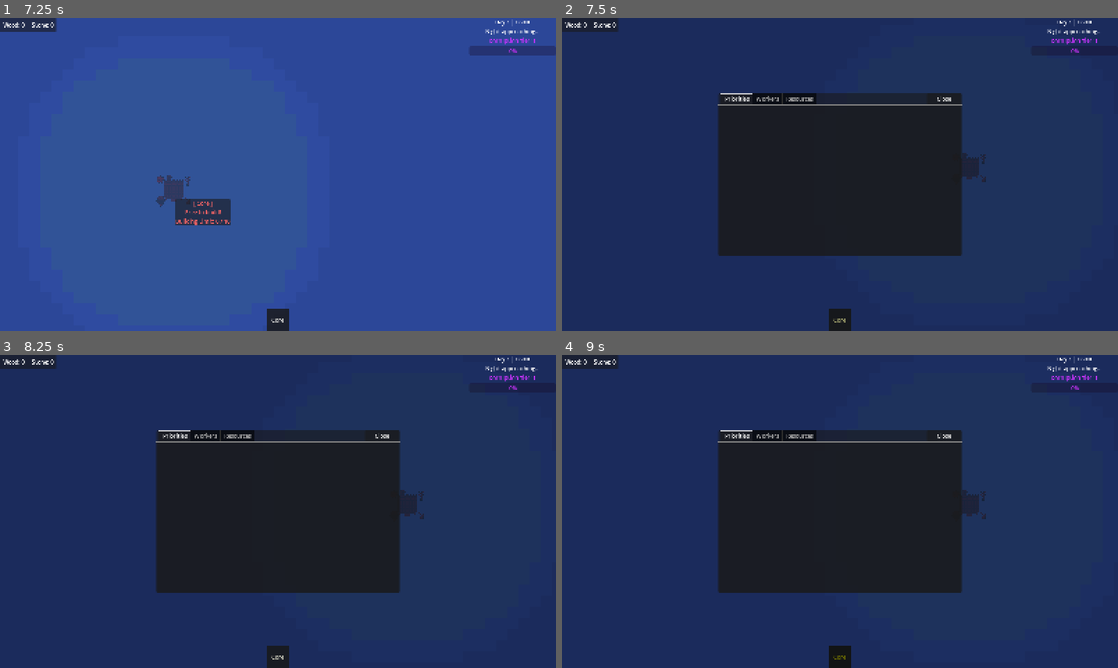
Above: before the commit, frames 1-4 (two rows, left to right).
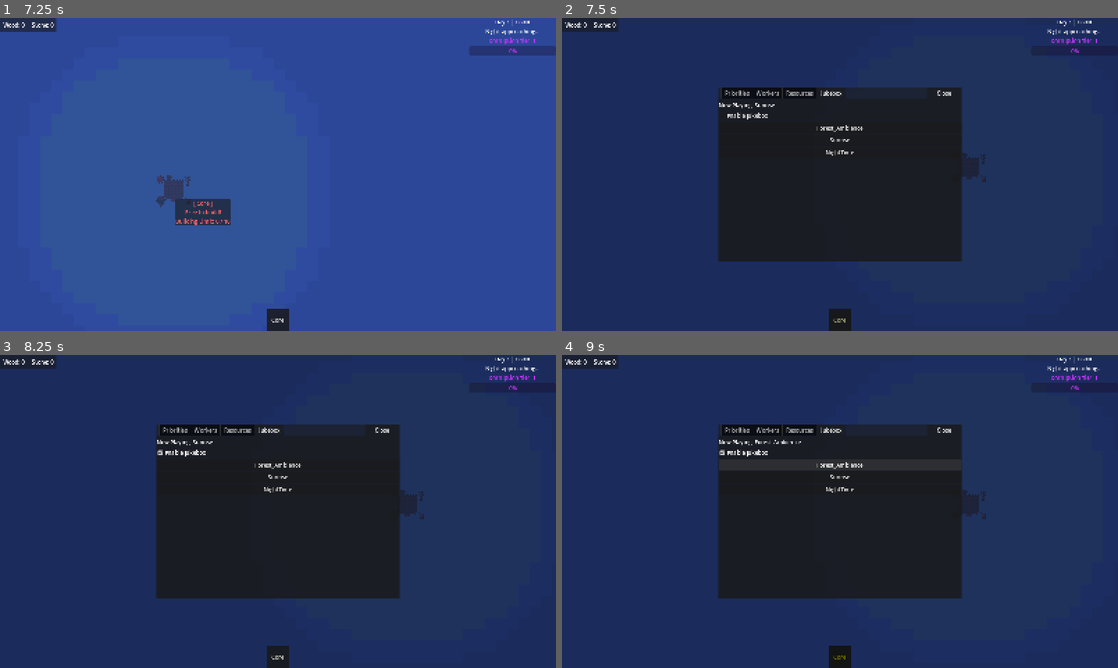
Above: after the commit, the same moments.

Repository: ColdTerror/Core-and-Conveyor
Game: Godot game, scene res://scenes/level.tscn
Two runs of this game, one before a commit and one after it. Both use one fixed random seed, a clock stepped at 60 frames per second and the inputs below. The engine's default icon, where the game draws it, is replaced by a stand-in: a white triangle on a blue panel in a dark square. Sound files missing from this copy of the repository are replaced by a short silence.
Inputs (mouse positions are in pixels of both pictures, inside the frame that each line leads up to):
- Up to frame 1 (7.25 s): click "Core" at 0.5 s; tap Enter at 1.25, 4.25, 5.75, 5.85 s; move the mouse to (400, 158) at 1.27 s; hold D 1.28-2 s; hold X (deconstruct_hotkey) 1.28-2 s; click (400, 158) at 1.42 s; drag from (166, 190) to (250, 237) at 2.02 s; tap Space at 2.75, 5 s; move the mouse to (333, 105) at 2.77 s; hold D 2.78-3.5 s; hold R (rotate_tile) 2.78-3.5 s; drag from (250, 237) to (111, 127) at 3.52 s; move the mouse to (444, 221) at 4.27 s; hold Left (ui_left) 4.28-5 s; tap Delete at 4.35 s; drag from (111, 127) to (194, 96) at 5.02 s; move the mouse to (305, 174) at 5.77 s; hold S 5.78-6.5 s; click (305, 174) at 5.92 s; drag from (194, 96) to (166, 190) at 6.52 s
- Up to frame 2 (7.5 s): tap Space at 7.25 s; move the mouse to (962, 158) at 7.27 s; hold U (upgrade_hotkey) from 7.28 s (still down); tap P at 7.35 s
- Up to frame 3 (8.25 s): release U (upgrade_hotkey) at 8 s; click (278, 452) at 8 s, where only the run after the commit has a clickable "Enable Jukebox"
- Up to frame 4 (9 s): click (840, 464) at 8.75 s, where only the run after the commit has a clickable "Forest_Ambience"

Frame 1 is identical in both runs. In frame 2, 2.3% of the frame differs, in the area x 28-72%, y 22-78%; in frame 3, 2.3%; in frame 4, 2.3%.

Commit message:
added a music tab to management menu for a jukebox, where you can play any track

Diff:
--- a/scenes/ui/management_menu.tscn
+++ b/scenes/ui/management_menu.tscn
@@ -36,9 +36,10 @@
 
 [node name="TabContainer" type="TabContainer" parent="PanelContainer" unique_id=466723622]
 layout_mode = 2
-current_tab = 0
+current_tab = 3
 
 [node name="Priorities" type="MarginContainer" parent="PanelContainer/TabContainer" unique_id=1696144382]
+visible = false
 layout_mode = 2
 metadata/_tab_index = 0
 
@@ -129,6 +130,36 @@
 size_flags_horizontal = 3
 size_flags_vertical = 3
 
+[node name="Jukebox" type="MarginContainer" parent="PanelContainer/TabContainer" unique_id=1865271485]
+layout_mode = 2
+metadata/_tab_index = 3
+
+[node name="VBoxContainer" type="VBoxContainer" parent="PanelContainer/TabContainer/Jukebox" unique_id=1337701891]
+layout_mode = 2
+
+[node name="HSeparator" type="HSeparator" parent="PanelContainer/TabContainer/Jukebox/VBoxContainer" unique_id=1871195140]
+layout_mode = 2
+
+[node name="NowPlaying" type="Label" parent="PanelContainer/TabContainer/Jukebox/VBoxContainer" unique_id=1826212152]
+layout_mode = 2
+text = "Now Playing: "
+
+[node name="EnableJukebox" type="CheckBox" parent="PanelContainer/TabContainer/Jukebox/VBoxContainer" unique_id=635047480]
+layout_mode = 2
+text = "Enable Jukebox
+"
+
+[node name="ScrollContainer" type="ScrollContainer" parent="PanelContainer/TabContainer/Jukebox/VBoxContainer" unique_id=1299604182]
+custom_minimum_size = Vector2(0, 400)
+layout_mode = 2
+size_flags_vertical = 3
+horizontal_scroll_mode = 0
+
+[node name="TrackListContainer" type="VBoxContainer" parent="PanelContainer/TabContainer/Jukebox/VBoxContainer/ScrollContainer" unique_id=1701802405]
+layout_mode = 2
+size_flags_horizontal = 3
+size_flags_vertical = 3
+
 [node name="Close" type="Button" parent="PanelContainer" unique_id=766048388]
 custom_minimum_size = Vector2(100, 0)
 layout_mode = 2
--- a/scripts/Managers/audio_manager.gd
+++ b/scripts/Managers/audio_manager.gd
@@ -10,6 +10,10 @@
 var is_music_muted: bool = false
 var is_sfx_muted: bool = false
 var current_track_name: String = ""
+
+# --- JUKEBOX STATE ---
+var is_jukebox_enabled: bool = false
+signal track_changed(track_name: String)
 
 # ==========================================
 # AUDIO DICTIONARIES (Future-Proofed)
@@ -26,15 +30,14 @@
 }
 
 func _ready():
-	# --- NEW: Tell the player to run a function when the song ends ---
 	music_player.finished.connect(_on_music_finished)
-	AudioManager.play_next_track_with_fade("Sunrise", 0.5)
+	# We use play_next_track_with_fade so it broadcasts the track_changed signal right away!
+	play_next_track_with_fade("Sunrise", 0.5)
 
 # ==========================================
 # MUSIC LOGIC
 # ==========================================
 func play_music(track_name: String):
-	print("playing music: " + track_name)
 	if not music_tracks.has(track_name):
 		push_warning("Music track not found: " + track_name)
 		return
@@ -44,12 +47,19 @@
 	if music_player.stream == stream and music_player.playing:
 		return
 
-	current_track_name = track_name # --- NEW: Track the current song ---
+	current_track_name = track_name
+	track_changed.emit(current_track_name) # Let the UI know!
+
 	music_player.stream = stream
 	music_player.play()
 
-func play_next_track_with_fade(track_name: String, fade_duration: float = 2.0):
-	print("playing music with fade: " + track_name)
+# Added 'is_jukebox_override' so the UI can force a track, but the TimeManager gets blocked!
+func play_next_track_with_fade(track_name: String, fade_duration: float = 2.0, is_jukebox_override: bool = false):
+
+	# Block the TimeManager from interrupting the player's chosen song!
+	if is_jukebox_enabled and not is_jukebox_override:
+		return
+
 	if not music_tracks.has(track_name):
 		push_warning("Music track not found: " + track_name)
 		return
@@ -59,7 +69,8 @@
 	if music_player.stream == next_stream and music_player.playing:
 		return
 
-	current_track_name = track_name # --- NEW: Track the current song ---
+	current_track_name = track_name
+	track_changed.emit(current_track_name) # Let the UI know!
 
 	if not music_player.playing:
 		music_player.stream = next_stream
@@ -87,21 +98,40 @@
 # PLAYLIST SEQUENCING (Time-Based Looping)
 # ==========================================
 func _on_music_finished():
-	print("music finished signal")
-	# Safely find the TimeManager anywhere in the active scene tree
+
+	# --- If the Jukebox is on, loop the forced track forever! ---
+	if is_jukebox_enabled:
+		music_player.play()
+		return
+
 	var time_manager = get_tree().root.find_child("TimeManager", true, false)
 
 	if not time_manager:
-		music_player.play() # Failsafe loop if time manager is missing
+		music_player.play()
 		return
 
-	# Check the clock and manually loop or transition tracks with a fast fade
 	if time_manager.is_night:
 		play_next_track_with_fade("NightTime", 0.1)
 	elif time_manager.current_time >= 6.0 and time_manager.current_time < 8.0:
 		play_next_track_with_fade("Sunrise", 0.1)
 	else:
 		play_next_track_with_fade("Forest_Ambience", 0.1)
+
+# ==========================================
+# JUKEBOX CONTROLS
+# ==========================================
+func get_track_list() -> Array:
+	return music_tracks.keys()
+
+func force_play_track(track_name: String):
+	is_jukebox_enabled = true
+	# We pass 'true' at the end to bypass the TimeManager block
+	play_next_track_with_fade(track_name, 1.0, true)
+
+func disable_jukebox():
+	is_jukebox_enabled = false
+	# Instantly manually trigger the music end function to resync with the clock
+	_on_music_finished()
 
 # ==========================================
 # SFX LOGIC (Polyphonic)
@@ -125,34 +155,25 @@
 # ==========================================
 # SETTINGS & OPTIONS MENU HOOKS
 # ==========================================
-
-# Expects a value from 0.0 (0%) to 1.0 (100%) from a UI Slider
 func set_music_volume(linear_volume: float):
-	# Convert the 0-1 percentage into Godot's decibel scale
 	default_music_volume_db = linear_to_db(max(linear_volume, 0.0001))
-
 	if not is_music_muted:
 		music_player.volume_db = default_music_volume_db
 
-# Expects a value from 0.0 to 1.0
 func set_sfx_volume(linear_volume: float):
 	default_sfx_volume_db = linear_to_db(max(linear_volume, 0.0001))
-
 	for player in sfx_pool.get_children():
 		player.volume_db = default_sfx_volume_db
 
-# Expects true/false from a UI Checkbox
 func set_music_muted(muted: bool):
 	is_music_muted = muted
 	if is_music_muted:
-		music_player.volume_db = -80.0 # -80 dB is absolute silence
+		music_player.volume_db = -80.0
 	else:
 		music_player.volume_db = default_music_volume_db
 
-# Expects true/false from a UI Checkbox
 func set_sfx_muted(muted: bool):
 	is_sfx_muted = muted
 	var target_vol = -80.0 if is_sfx_muted else default_sfx_volume_db
-
 	for player in sfx_pool.get_children():
 		player.volume_db = target_vol
--- a/scripts/UI/management_menu.gd
+++ b/scripts/UI/management_menu.gd
@@ -16,6 +16,11 @@
 
 # Resources Tab
 @onready var resource_list_container = $PanelContainer/TabContainer/Resources/VBoxContainer/ScrollContainer/ListContainer
+
+# --- Music Tab ---
+@onready var music_now_playing_label = $PanelContainer/TabContainer/Jukebox/VBoxContainer/NowPlaying
+@onready var music_jukebox_toggle = $PanelContainer/TabContainer/Jukebox/VBoxContainer/EnableJukebox
+@onready var music_list_container = $PanelContainer/TabContainer/Jukebox/VBoxContainer/ScrollContainer/TrackListContainer
 
 # Floating Close Button
 @onready var close_button = $PanelContainer/Close
@@ -26,8 +31,11 @@
 var bot_status_labels: Dictionary = {}
 
 func _ready():
-	# --- NEW: Listen to the global UI state machine ---
+	# Listen to the global UI state machine
 	GameState.menu_changed.connect(_on_global_menu_changed)
+
+	# --- NEW: Listen to the global Audio Manager ---
+	AudioManager.track_changed.connect(_on_audio_manager_track_changed)
 
 	hide()
 
@@ -40,6 +48,10 @@
 		var tab_bar = tab_container.get_tab_bar()
 		tab_bar.focus_mode = Control.FOCUS_NONE
 		tab_bar.tab_clicked.connect(_on_tab_clicked)
+
+	# --- NEW: Wire up the Jukebox Toggle ---
+	if music_jukebox_toggle:
+		music_jukebox_toggle.toggled.connect(_on_jukebox_toggled)
 
 func _process(delta):
 	# Only refresh the live data if the menu is actually open
@@ -64,6 +76,8 @@
 		_refresh_bot_tab(true) # Force rebuild = true
 	elif target_tab == 2:
 		_refresh_resource_tab()
+	elif target_tab == 3: # --- NEW: Music Tab ---
+		_refresh_music_tab()
 
 	# Force the tab to stay on the index the user clicked
 	tab_container.call_deferred("set_current_tab", target_tab)
@@ -83,6 +97,7 @@
 		_refresh_priority_tab()
 		_refresh_bot_tab(true) # Force rebuild when opening
 		_refresh_resource_tab()
+		_refresh_music_tab() # --- NEW: Make sure Music tab is ready ---
 		show()
 
 func close_menu():
@@ -277,7 +292,6 @@
 	# 3. Get all discovered items from the EconomyManager
 	var all_items = EconomyManager.global_inventory.keys()
 
-	# Optional: You can sort them alphabetically so the list is always clean!
 	all_items.sort()
 
 	if all_items.is_empty():
@@ -293,46 +307,37 @@
 		_create_resource_row(item_name, amount, is_pinned)
 
 func _create_resource_row(item_name: String, amount: int, is_pinned: bool):
-	# The wrapper holds the main row AND the hidden dropdown list
 	var wrapper = VBoxContainer.new()
-
 	var main_row = HBoxContainer.new()
 	main_row.alignment = BoxContainer.ALIGNMENT_CENTER
 
-	# --- PIN BUTTON ---
 	var pin_btn = Button.new()
 	pin_btn.text = " [\u2605] " if is_pinned else " [  ] "
 	pin_btn.modulate = Color(1.0, 0.8, 0.2) if is_pinned else Color(0.5, 0.5, 0.5)
 	pin_btn.pressed.connect(func(): _toggle_pin(item_name))
 
-	# --- NAME BUTTON (Replacing the Label) ---
 	var name_btn = Button.new()
-	name_btn.text = item_name + " \u25BC" # Adds a little down arrow!
+	name_btn.text = item_name + " \u25BC"
 	name_btn.custom_minimum_size = Vector2(150, 0)
-	name_btn.flat = true # Makes it look like normal text until you hover over it
+	name_btn.flat = true
 	name_btn.alignment = HORIZONTAL_ALIGNMENT_LEFT
 
-	# --- AMOUNT LABEL ---
 	var amount_label = Label.new()
 	amount_label.size_flags_horizontal = Control.SIZE_EXPAND_FILL
 	amount_label.text = "Total: %d" % amount
 	amount_label.horizontal_alignment = HORIZONTAL_ALIGNMENT_RIGHT
 
-	# Assemble the main row
 	main_row.add_child(pin_btn)
 	main_row.add_child(name_btn)
 	main_row.add_child(amount_label)
 
-	# --- THE HIDDEN DROPDOWN ---
 	var details_vbox = VBoxContainer.new()
 	details_vbox.hide()
 
-	# Wire up the dropdown toggle!
 	name_btn.pressed.connect(func():
 		_toggle_resource_details(item_name, details_vbox, name_btn)
 	)
 
-	# Put it all together
 	wrapper.add_child(main_row)
 	wrapper.add_child(details_vbox)
 
@@ -340,29 +345,24 @@
 	resource_list_container.add_child(HSeparator.new())
 
 func _toggle_resource_details(item_name: String, container: VBoxContainer, btn: Button):
-	# If it's already open, close it!
 	if container.visible:
 		container.hide()
-		btn.text = item_name + " \u25BC" # Down arrow
+		btn.text = item_name + " \u25BC"
 		return
 
-	# If it's closed, open it and change the arrow!
 	container.show()
-	btn.text = item_name + " \u25B2" # Up arrow
-
-	# Clear old data
+	btn.text = item_name + " \u25B2"
+
 	for child in container.get_children():
 		child.queue_free()
 
 	var found_any = false
 
-	# Scan every building on the map!
 	for b in building_manager.buildings:
 		if not is_instance_valid(b) or b.is_queued_for_deletion(): continue
 
 		var b_amount = 0
 
-		# Type 1: Standard dictionary inventory (Stockpiles, Processors)
 		if "inventory" in b and typeof(b.inventory) == TYPE_DICTIONARY:
 			for key in b.inventory.keys():
 				if key is ItemResource and key.display_name == item_name:
@@ -370,20 +370,18 @@
 				elif typeof(key) == TYPE_STRING and key == item_name:
 					b_amount += b.inventory[key]
 
-		# Type 2: Economy Assets (Mines that generate items directly)
 		if b_amount == 0 and b.has_method("get_economy_assets"):
 			var assets = b.get_economy_assets()
 			if assets.has(item_name):
 				b_amount += assets[item_name]
 
-		# If this building has the item, spawn a row for it!
 		if b_amount > 0:
 			found_any = true
 			var b_row = HBoxContainer.new()
 			b_row.alignment = BoxContainer.ALIGNMENT_END
 
 			var b_label = Label.new()
-			b_label.text = "   \u2514 %s: %d" % [b.building_name, b_amount] # Creates an L-bracket tree look
+			b_label.text = "   \u2514 %s: %d" % [b.building_name, b_amount]
 			b_label.size_flags_horizontal = Control.SIZE_EXPAND_FILL
 			b_label.modulate = Color(0.8, 0.8, 0.8)
 
@@ -401,7 +399,6 @@
 			b_row.add_child(locate_btn)
 			container.add_child(b_row)
 
-	# If the item only exists in Worker Bot hands or the void
 	if not found_any:
 		var empty = Label.new()
 		empty.text = "   \u2514 Not currently stored in any building."
@@ -409,18 +406,56 @@
 		container.add_child(empty)
 
 func _toggle_pin(item_name: String):
-	# If it's already pinned, remove it
 	if EconomyManager.pinned_resources.has(item_name):
 		EconomyManager.pinned_resources.erase(item_name)
-	# If it's not pinned, add it (but enforce the 10 item max limit!)
 	else:
 		if EconomyManager.pinned_resources.size() < 10:
 			EconomyManager.pinned_resources.append(item_name)
 		else:
 			print("Pin limit reached! Unpin something else first.")
-			# Optional: You could spawn a floating text here to warn the player!
 			return
 
-	# Tell the UI to immediately redraw both the tab and the top bar!
 	EconomyManager.inventory_changed.emit()
 	_refresh_resource_tab()
+
+# ==========================================
+# MUSIC TAB LOGIC
+# ==========================================
+
+func _refresh_music_tab():
+	if not music_list_container: return
+
+	# Setup the visual state of the Jukebox toggle
+	if music_jukebox_toggle:
+		music_jukebox_toggle.set_pressed_no_signal(AudioManager.is_jukebox_enabled)
+
+	# Setup the Now Playing label
+	_on_audio_manager_track_changed(AudioManager.current_track_name)
+
+	# Clean up old buttons
+	for child in music_list_container.get_children():
+		child.queue_free()
+
+	# Get the tracks and build the UI buttons
+	var tracks = AudioManager.get_track_list()
+	for track_name in tracks:
+		var btn = Button.new()
+		btn.text = track_name
+
+		btn.pressed.connect(func():
+			AudioManager.force_play_track(track_name)
+			if music_jukebox_toggle:
+				music_jukebox_toggle.set_pressed_no_signal(true)
+		)
+
+		music_list_container.add_child(btn)
+
+func _on_audio_manager_track_changed(new_track_name: String):
+	if music_now_playing_label:
+		music_now_playing_label.text = "Now Playing: " + new_track_name
+
+func _on_jukebox_toggled(is_enabled: bool):
+	if is_enabled:
+		AudioManager.is_jukebox_enabled = true
+	else:
+		AudioManager.disable_jukebox()
